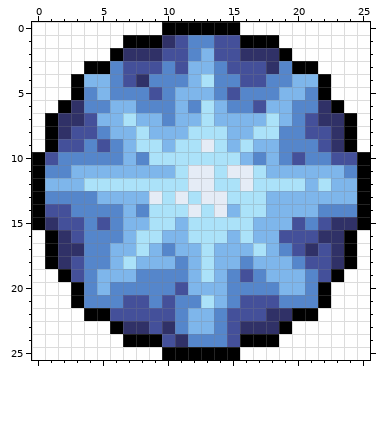
File history of a pixel-art sprite, sprites/gems/big_sapphire.png. The picture above is the old version.
The file is 26x26 pixels.
New version:
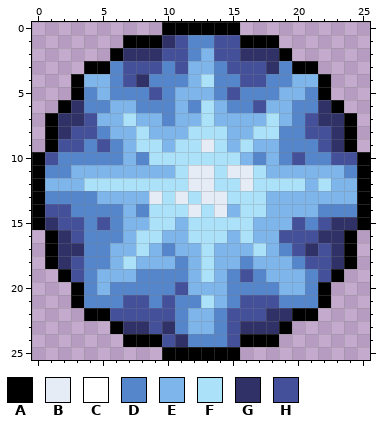
Palette (. is transparent): A #000000  B #e5ecf6  C #ffffff  D #5586cb  E #7eb6eb  F #abe2f9  G #303167  H #44509a
From old to new:
{"y":0,"x":0,"old":"CCCCCCCCCC","new":".........."}
{"y":0,"x":16,"old":"CCCCCCCCCC","new":".........."}
{"y":1,"x":0,"old":"CCCCCCC","new":"......."}
{"y":1,"x":19,"old":"CCCCCCC","new":"......."}
{"y":2,"x":0,"old":"CCCCCC","new":"......"}
{"y":2,"x":20,"old":"CCCCCC","new":"......"}
{"y":3,"x":0,"old":"CCCC","new":"...."}
{"y":3,"x":22,"old":"CCCC","new":"...."}
{"y":4,"x":0,"old":"CCC","new":"..."}
{"y":4,"x":23,"old":"CCC","new":"..."}
{"y":5,"x":0,"old":"CCC","new":"..."}
{"y":5,"x":23,"old":"CCC","new":"..."}
{"y":6,"x":0,"old":"CC","new":".."}
{"y":6,"x":24,"old":"CC","new":".."}
{"y":7,"x":0,"old":"C","new":"."}
{"y":7,"x":25,"old":"C","new":"."}
{"y":8,"x":0,"old":"C","new":"."}
{"y":8,"x":25,"old":"C","new":"."}
{"y":9,"x":0,"old":"C","new":"."}
{"y":9,"x":25,"old":"C","new":"."}
{"y":16,"x":0,"old":"C","new":"."}
{"y":16,"x":25,"old":"C","new":"."}
{"y":17,"x":0,"old":"C","new":"."}
{"y":17,"x":25,"old":"C","new":"."}
{"y":18,"x":0,"old":"C","new":"."}
{"y":18,"x":25,"old":"C","new":"."}
{"y":19,"x":0,"old":"CC","new":".."}
{"y":19,"x":24,"old":"CC","new":".."}
{"y":20,"x":0,"old":"CCC","new":"..."}
{"y":20,"x":23,"old":"CCC","new":"..."}
{"y":21,"x":0,"old":"CCC","new":"..."}
{"y":21,"x":23,"old":"CCC","new":"..."}
{"y":22,"x":0,"old":"CCCC","new":"...."}
{"y":22,"x":22,"old":"CCCC","new":"...."}
{"y":23,"x":0,"old":"CCCCCC","new":"......"}
{"y":23,"x":20,"old":"CCCCCC","new":"......"}
{"y":24,"x":0,"old":"CCCCCCC","new":"......."}
{"y":24,"x":19,"old":"CCCCCCC","new":"......."}
{"y":25,"x":0,"old":"CCCCCCCCCC","new":".........."}
{"y":25,"x":16,"old":"CCCCCCCCCC","new":".........."}
{"label":"erased","picture_box":[32,22,162,152]}
{"label":"erased","picture_box":[240,22,370,152]}
{"label":"erased","picture_box":[32,230,162,360]}
{"label":"erased","picture_box":[240,230,370,360]}
